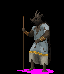
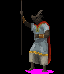
Two versions of the same layered image (64 x 74). Layer-by-layer changes:
added group "Lich_1" with 9 layers above "Wight_1" over [17, 0, 53, 73]
added layer "Sword #14" in group "Lich_1" over [25, 69, 53, 73]
added layer "Chronicler_1.tga copy #1" in group "Lich_1" over [22, 16, 44, 38]
added layer "Sword #16" in group "Lich_1" over [29, 23, 49, 66]
added layer "Chronicler_1.tga #1" in group "Lich_1" over [17, 0, 53, 73]
added layer "Blemished_Archivist_1.tga" in group "Lich_1" over [17, 0, 53, 73]
added layer "Sword #18" in group "Lich_1" over [17, 0, 53, 73]
added group "Lich_0" with 13 layers above "Wight_0" over [17, 0, 53, 73]
added layer "Chronicler_0.tga copy #2" in group "Lich_0" over [22, 10, 50, 72]
added layer "Sword #10" in group "Lich_0" over [29, 23, 49, 66]
added layer "Pasted Layer #6" in group "Lich_0" over [39, 36, 46, 42]
added layer "Sword #11" in group "Lich_0" over [31, 23, 47, 66]
added layer "Pasted Layer #7" in group "Lich_0" over [24, 31, 29, 36]
added layer "Pasted Layer #8" in group "Lich_0" over [23, 16, 24, 71]
added layer "Pasted Layer #9" in group "Lich_0" over [17, 69, 53, 73]
added layer "Chronicler_0.tga copy #3" in group "Lich_0" over [17, 0, 53, 73]
added layer "Sword #12" in group "Lich_0" over [17, 0, 53, 73]
renamed "Layer Group #1" to "Wight_0", hid the group it (12 layers) over [17, 0, 53, 73]
